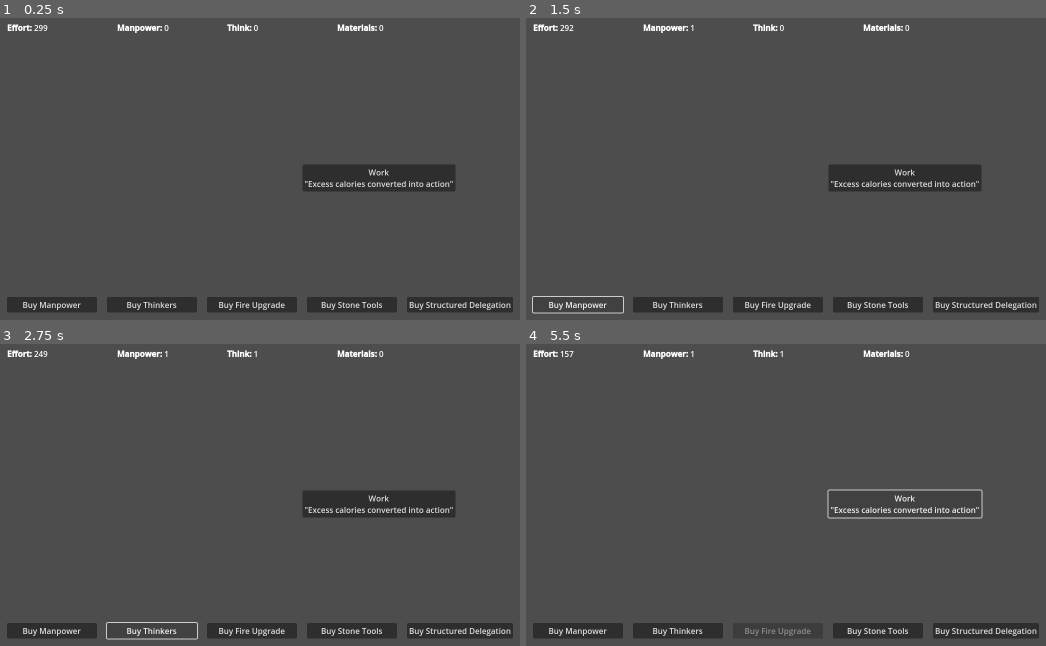
Above: before the commit, frames 1-4 (two rows, left to right).
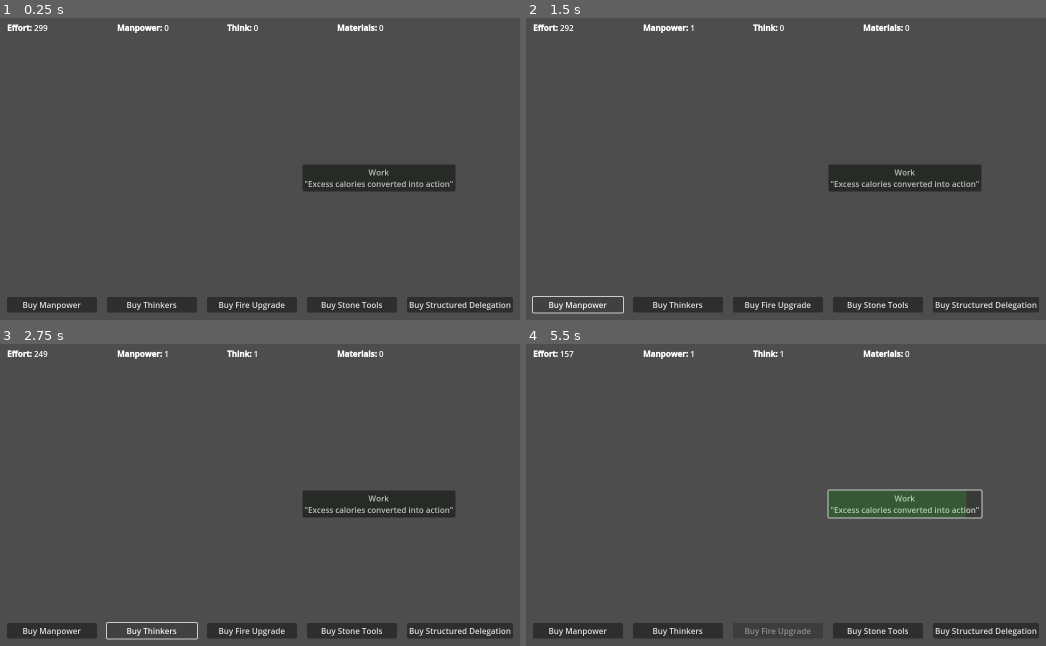
Above: after the commit, the same moments.

Repository: EricJPbunny/Godot-Incremental-Game
Game: Godot game, scene res://label.tscn
Two runs of this game, one before a commit and one after it. Both use one fixed random seed, a clock stepped at 60 frames per second and the inputs below.
Inputs:
- Up to frame 1 (0.25 s): no input
- Up to frame 2 (1.5 s): click "Work 'Excess calories convert…" at 0.5 s; click "Buy Manpower" at 1.25 s
- Up to frame 3 (2.75 s): click "Buy Thinkers" at 2 s
- Up to frame 4 (5.5 s): click "Buy Fire Upgrade" at 2.75 s; click "Buy Stone Tools" at 3.5 s; click "Buy Structured Delegation" at 4.25 s; click "Work 'Excess calories convert…" at 5 s

The runs differ from the first frame. In frame 1, 0.1% of the frame differs, in the area x 58-87%, y 50-56%; in frame 2, 0.1%; in frame 3, 0.1%; in frame 4, 0.3%, in the area x 58-88%, y 50-56%.

Commit message:
Implemened visual cooldown bard, upgraded button logic, fixed autoclick

Diff:
--- a/Mainnu.gd
+++ b/Mainnu.gd
@@ -29,6 +29,7 @@
 		"cost_scale": 1.15,     # TODO: needs tweaking
 		"scaling_type": "exponential", #TODO: figure out better approach
 		"button_label": "Manpower",
+		"cooldown_time": 0.5,
 		"age": "Stone Age"
 	},
 	"thinkers": {
--- a/WorkButton.gd
+++ b/WorkButton.gd
@@ -2,7 +2,8 @@
 
 @export var main_node: Node2D
 
-# timers
+var cooldown_bar: ProgressBar
+
 var hold_timer: Timer
 var click_cooldown_timer: Timer
 var can_click := true
@@ -18,9 +19,9 @@
 func _on_button_down():
 	if can_click:
 		_click_once()
-		print("Manual button down")
 		can_click = false
 		click_cooldown_timer.start()
+		print("Manual button down")
 		if main_node.autoclick_enabled and hold_timer.is_stopped():
 			hold_timer.start()
 			print("Starting hold timer (autoclick active)")
@@ -33,29 +34,59 @@
 		print("Button released: stopping hold timer")
 
 func _on_hold_timer_timeout():
-	_click_once()
+	if hold_timer.is_stopped():
+		return
+	if can_click and is_pressed():
+		_click_once()
+	else:
+		print("Hold ignored: either cooldown active or button not held")
+
+
 
 func _on_cooldown_timeout():
 	can_click = true
 	print("Cooldown finished, can_click now true")
+	# Immediately retrigger autoclick if active
+	if main_node.autoclick_enabled and hold_timer.is_stopped():
+		hold_timer.start()
+
+func set_cooldown_time(seconds: float):
+	click_cooldown_timer.wait_time = seconds
 
 func _ready():
-	# Connect signals
 	connect("button_down", Callable(self, "_on_button_down"))
 	connect("button_up", Callable(self, "_on_button_up"))
 
-	# Hold timer (for automation)
 	hold_timer = Timer.new()
-	hold_timer.wait_time = 0.5  # adjust as needed
+	hold_timer.wait_time = 0.5
 	hold_timer.one_shot = false
 	hold_timer.autostart = false
 	add_child(hold_timer)
 	hold_timer.timeout.connect(_on_hold_timer_timeout)
 
-	# Cooldown timer for manual clicks
 	click_cooldown_timer = Timer.new()
-	click_cooldown_timer.wait_time = 0.5  # adjust as needed
+	click_cooldown_timer.wait_time = 0.5
 	click_cooldown_timer.one_shot = true
 	click_cooldown_timer.autostart = false
 	add_child(click_cooldown_timer)
 	click_cooldown_timer.timeout.connect(_on_cooldown_timeout)
+
+	cooldown_bar = ProgressBar.new()
+	cooldown_bar.min_value = 0
+	cooldown_bar.max_value = click_cooldown_timer.wait_time
+	cooldown_bar.value = 0
+	cooldown_bar.anchor_left = 0
+	cooldown_bar.anchor_right = 1
+	cooldown_bar.anchor_top = 0
+	cooldown_bar.anchor_bottom = 1
+	#cooldown_bar.fill_mode = ProgressBar.FILL_LEFT_TO_RIGHT #
+	cooldown_bar.modulate = Color(0.2, 0.8, 0.2, 0.5)
+	cooldown_bar.show_percentage = false
+	cooldown_bar.mouse_filter = Control.MOUSE_FILTER_IGNORE
+	add_child(cooldown_bar)
+
+func _process(delta: float) -> void:
+	if click_cooldown_timer.is_stopped():
+		cooldown_bar.value = 0
+	else:
+		cooldown_bar.value = click_cooldown_timer.wait_time - click_cooldown_timer.time_left
--- a/shop.gd
+++ b/shop.gd
@@ -20,6 +20,8 @@
 	add_child(button)
 	button.visible = false
 	button.size = Vector2(180, 30)
+	if config.has("cooldown_time") and button.has_method("set_cooldown_time"):
+		button.set_cooldown_time(config["cooldown_time"])
 
 
 	button.pressed.connect(func():
@@ -78,6 +80,7 @@
 						main_node.autoclick_enabled = true
 						print("Autoclick feature enabled!")
 						button.disabled = true
+
 		)
 
 func update_buttons(config_list: Array):
Not shown, added: build/UnnamedIncremental.console.exe
Not shown, changed: build/UnnamedIncremental.exe
Not shown, added: build/UnnamedIncremental.pck
